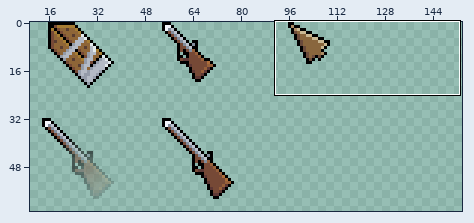
File history of a sprite sheet, tiles/mouse.png. The first picture is a wide view before the edit; the outline marks the close-up.
Close-up. Earlier state:
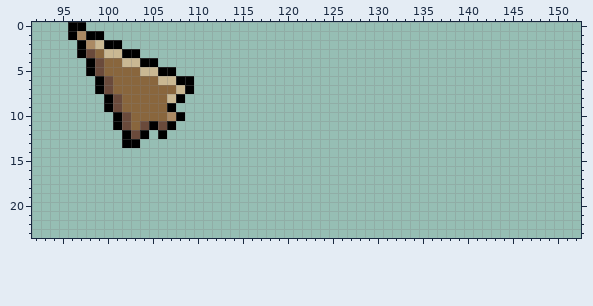
The file is 320x200 pixels. Shown: x 92..152, y 0..23. The wide view leaves out empty margins.
After:
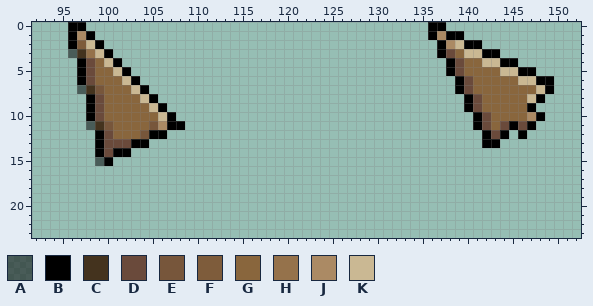
Palette (. is transparent): A #00000083  B #000000  C #44331e  D #6a4a3b  E #77563b  F #7e5c3b  G #89663d  H #95724b  J #ab8a64  K #cab893
The author wrote: Add new mouse arrow icon
Edits made:
Colour A is added in row 3 at x 96; in row 7 at x 97; in row 11 at x 98; in row 15 at x 99.
Colour B is added in row 0 at x 136 to 137; in row 1 at x 136 and 138 to 139; in row 2 at x 96, 137 and 140 to 141; in row 3 at x 137 and 142 to 143; in row 4 at x 97, 138 and 144 to 145; in row 5 at x 97, 138 and 146 to 147.
Colour B is added in row 6 at x 97, 139 and 148 to 149; in row 7 at x 139 and 149; in row 8 at x 98, 140 and 148; in row 9 at x 98, 140 and 147; in row 10 at x 98, 141 and 148; in row 11 at x 108, 141, 145 and 147.
Colour B is added in row 12 at x 99, 105, 142, 144 and 146; in row 13 at x 99, 104 and 142 to 143; in row 14 at x 99 and 101 to 102; in row 15 at x 100.
Colour B replaces colour G in row 4 at x 101; in row 5 at x 102; in row 6 at x 103; in row 7 at x 104; in row 8 at x 105; in row 9 at x 106.
Colour B replaces colour J in row 10 at x 107.
Colour B replaces colour K in row 2 at x 99; in row 3 at x 100.
Colour C is added in row 7 at x 98; in row 11 at x 99.
Colour C replaces colour B in row 3 at x 97.
Colour D is added in row 3 at x 138; in rows 4 to 5 at x 139; in row 6 at x 98 and 140; in row 7 at x 140; in rows 8 to 9 at x 99 and 141; in row 10 at x 99 and 142.
Colour D is added in row 11 at x 142, 144 and 146; in row 12 at x 100 and 143; in row 13 at x 100 to 101; in row 14 at x 100.
Colour D replaces colour B in rows 4 to 5 at x 98; in row 13 at x 102.
Colour E is added in row 11 at x 100.
Colour E replaces colour B in row 7 at x 99; in row 11 at x 105; in row 12 at x 104.
Colour F replaces colour B in row 2 at x 97.
Colour G is added in row 3 at x 139; in row 4 at x 140 to 141; in row 5 at x 140 to 143; in row 6 at x 141 to 145; in row 7 at x 141 to 147; in rows 8 to 9 at x 142 to 146.
Colour G is added in row 10 at x 100 and 143 to 146; in row 11 at x 143; in row 12 at x 101.
Colour G replaces colour B in row 6 at x 99; in rows 8 to 9 at x 100; in rows 10 to 11 at x 101; in row 12 at x 102.
Colour G replaces colour D in rows 4 to 5 at x 99; in rows 6 to 7 at x 100; in rows 8 to 9 at x 101; in row 10 at x 102; in row 11 at x 102 and 104; in row 12 at x 103.
Colour H replaces colour D in row 3 at x 98.
Colour J is added in row 1 at x 137; in row 2 at x 138; in row 10 at x 147.
Colour J replaces colour D in row 11 at x 106.
Colour K is added in row 2 at x 139; in row 3 at x 140 to 141; in row 4 at x 142 to 143; in row 5 at x 144 to 145; in row 6 at x 146 to 147; in row 7 at x 148.
Colour K is added in row 8 at x 147.
Colour K replaces colour G in row 3 at x 99; in row 4 at x 100; in row 5 at x 101; in row 6 at x 102; in row 7 at x 103; in row 8 at x 104.
Colour K replaces colour G in row 9 at x 105; in row 10 at x 106.
Colour K replaces colour J in row 2 at x 98.
The author cleared colour B in row 1 at x 99; in row 2 at x 100 to 101; in row 3 at x 102 to 103; in row 4 at x 104 to 105; in row 5 at x 106 to 107; in row 6 at x 108 to 109.
The author cleared colour B in row 7 at x 109; in row 8 at x 108; in row 9 at x 107; in row 10 at x 108.
The author cleared colour G in row 5 at x 103; in row 6 at x 104 to 105; in row 7 at x 105 to 107; in row 8 at x 106.
The author cleared colour K in row 3 at x 101; in row 4 at x 102 to 103; in row 5 at x 104 to 105; in row 6 at x 106 to 107; in row 7 at x 108; in row 8 at x 107.
Boxes around the changes in both close-ups, in picture pixels (x1, y1, x2, y2):
added: (428, 22, 554, 148)
changed: (68, 31, 194, 166)
